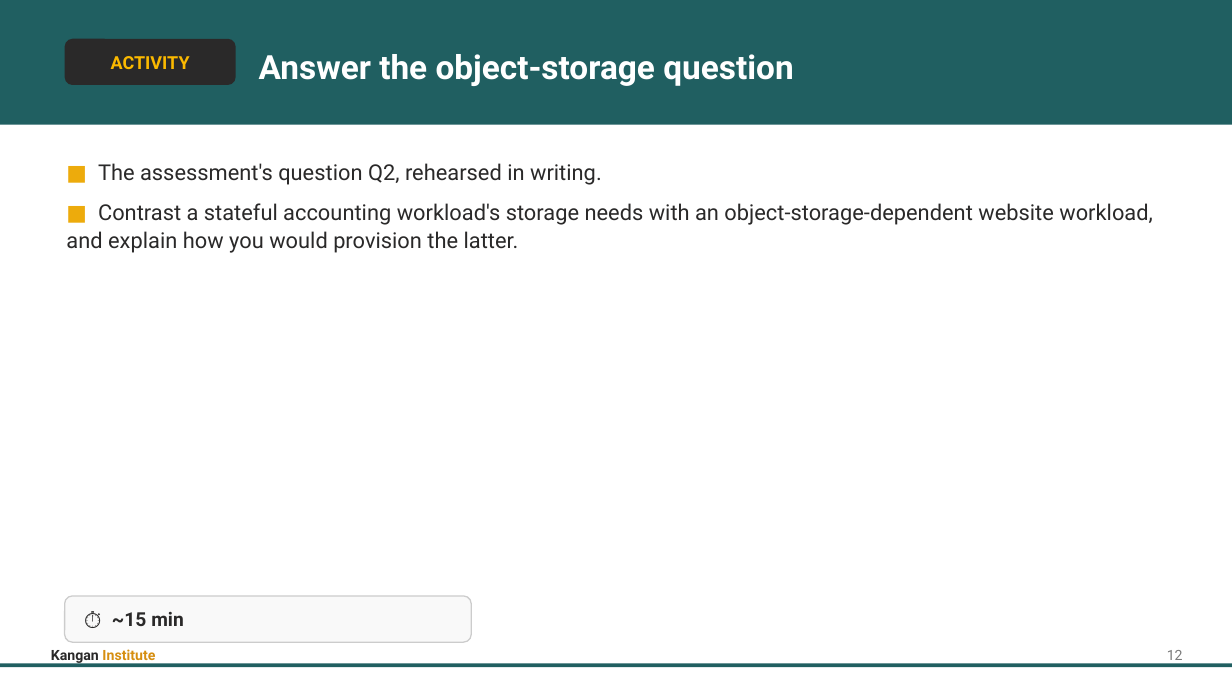
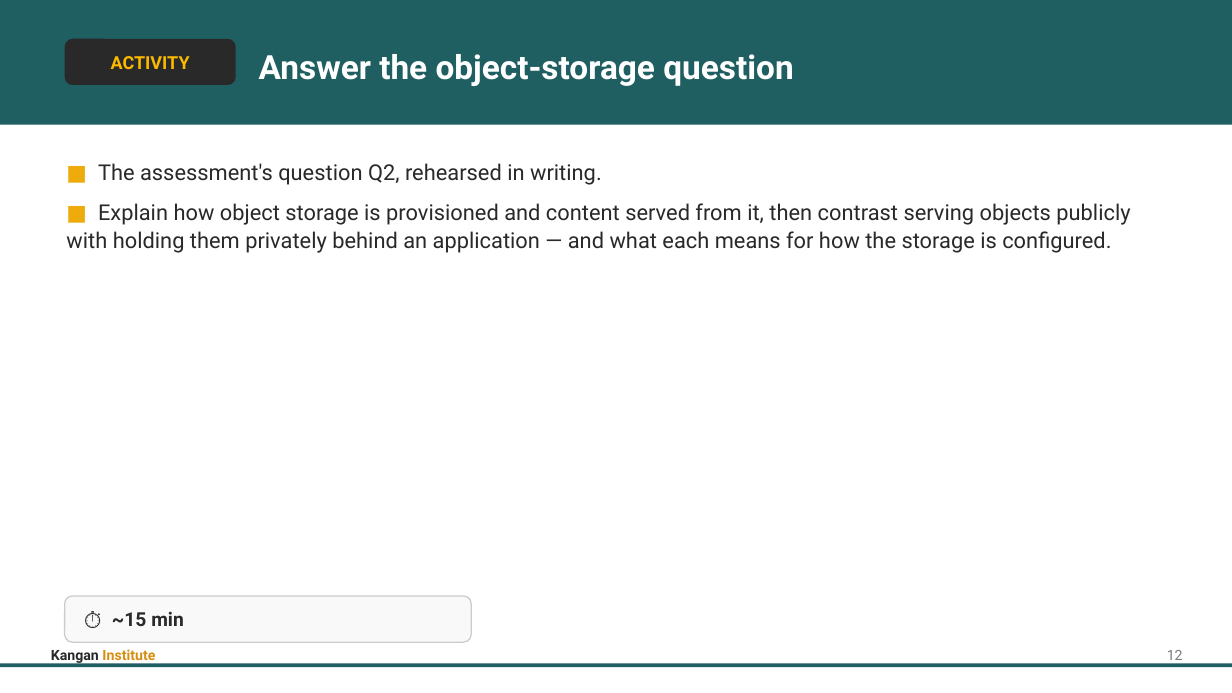
Before and after one commit to Digital-Initiatives-Kangan-Institute/diploma-cloud-cyber-content-s1, a slide deck: slide 16 of S1-CL3-Cloud-Infrastructure-Improvement/delivery/topic_02/Topic_02_Slides.pptx. Drawn at 1232x693 pixels with LibreOffice and Linux fonts; fonts in the diff are those of the drawing. Boxes give left, top, right and bottom in pixels: in the first picture for what was removed or moved away, otherwise in the second. Text is boxed around its words. In the diff, an @@ line names an element or a change of style, - is before the commit and + after.

```diff
--- a/S1-CL3-Cloud-Infrastructure-Improvement/delivery/topic_02/Topic_02_Slides.pptx
+++ b/S1-CL3-Cloud-Infrastructure-Improvement/delivery/topic_02/Topic_02_Slides.pptx
@@ text at <box>66,203,1130,253</box>: text changed @@
-■ Contrast a stateful accounting workload's storage needs with an object-storage-dependent website workload, and explain how you would provision the latter.
+■ Explain how object storage is provisioned and content served from it, then contrast serving objects publicly with holding them privately behind an application — and what each means for how the storage is configured.
```
Also in this commit, not shown: 3 other slides changed, 14 other files.
